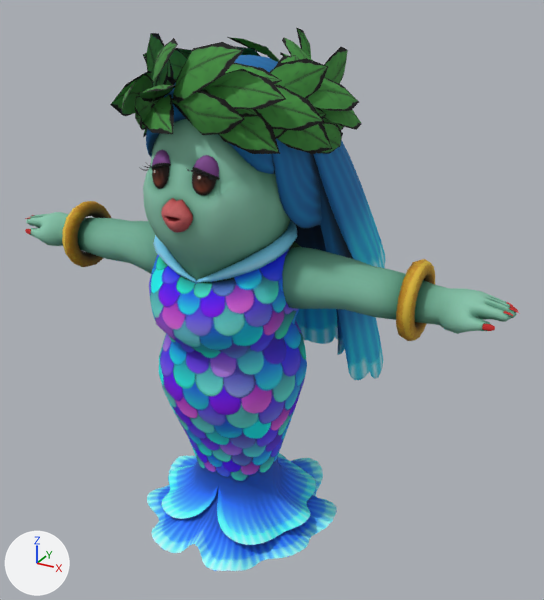
Renders of the glTF model public/models/Lochlady/Lochlady.glb from each side of a commit.
Rendered twice from a camera (50 mm lens) standing at (4.24, -6.83, 6.52) and looking at (0.24, 0.44, 2.88). Arrows for +X, +Y and +Z are at lower left; the lights stay in place. The first picture is the older version. Where no turn or scale is listed for an object, it has been applied to the vertices. Vertices at exactly the same position are counted once.

Names of what the first picture shows: 'Body__BodyMT', 'Body__SkinMT', 'Crown__Cap_MT', 'Eye0__SkinMT', 'EyeBall__EyeMT', 'Hair__HairMT'.
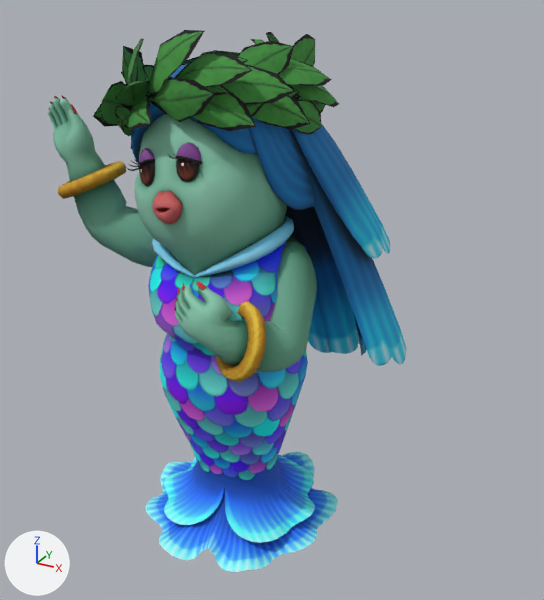
Boxes (x1, y1, x2, y2) around the edits, measured in the pictures (544 x 600 px; the box of a moved part takes in the faces that stretch with it):
'Body__BodyMT', reshaped (25% narrower, 11% taller): before (62, 201, 435, 571); after (58, 161, 338, 572)
'Body__SkinMT', reshaped (45% narrower, 29% taller): before (25, 119, 519, 334); after (48, 96, 317, 373)
'Crown__Cap_MT', reshaped: before (110, 28, 362, 154); after (93, 30, 339, 149)
'Hair__HairMT', reshaped (15% wider, 7% shorter): before (146, 55, 385, 380); after (131, 64, 407, 366)
'Eye0__SkinMT', reshaped (6% shorter): before (139, 149, 220, 180); after (125, 142, 203, 171)
'EyeBall__EyeMT', reshaped (6% narrower, 7% shorter): before (152, 166, 217, 195); after (139, 159, 200, 186)
part 1 of me_mesh_011, moved or reshaped: before (147, 455, 337, 571); after (145, 451, 338, 572)
part 2 of me_mesh_011, moved or reshaped: before (149, 221, 316, 545); after (148, 216, 315, 543)
part 3 of me_mesh_011, moved or reshaped: before (62, 201, 111, 267); after (58, 161, 126, 199)
part 4 of me_mesh_011, moved or reshaped: before (396, 259, 435, 341); after (215, 301, 267, 382)
part 5 of me_mesh_012, moved or reshaped: before (25, 229, 31, 234); after (70, 104, 77, 114)
part 6 of me_mesh_012, moved or reshaped: before (482, 323, 495, 331); after (196, 282, 206, 290)
part 7 of me_mesh_012, moved or reshaped: before (161, 198, 193, 233); after (152, 191, 182, 225)
part 8 of me_mesh_012, moved or reshaped: before (26, 119, 516, 334); after (48, 99, 317, 373)

Patch to the scene script:
```diff
--- a/public/models/Lochlady/Lochlady.glb.py
+++ b/public/models/Lochlady/Lochlady.glb.py
@@ me_mesh_011 @@
-me_mesh_011.from_pydata(...)  # 1039 vertices, 1878 faces; spans x -2.23..2.23, y -1.2..1.2, z 0.03..3.98
+me_mesh_011.from_pydata(...)  # 1039 vertices, 1878 faces; spans x -2.12..1.19, y -1.25..1.25, z 0.03..4.49
+# me_mesh_011 part 1: the loose piece of 161 vertices spanning x -1.24..1.24, y -1.2..1.2, z 0.03..1.24 is turned 10 degrees about the z axis through its middle
+# me_mesh_011 part 2: 671 of 1039 vertices moved; they spanned x -1.03..1.03, y -1.03..0.96, z 0.24..3.98 and now span x -1.01..1.03, y -1.02..0.94, z 0.24..4.03; mean shift (-0.01, 0.01, 0.01); largest move (1.03, -0.1, 0.29) -> (1.03, 0.08, 0.29)
+# me_mesh_011 part 3: 96 of 1039 vertices moved; they spanned x -2.23..-2.07, y -0.44..0.41, z 3.03..3.88 and now span x -2.12..-1.34, y -0.73..0.11, z 4.07..4.49; mean shift (0.42, -0.3, 0.82); largest move (-2.22, -0.02, 3.06) -> (-1.64, -0.7, 4.35)
+# me_mesh_011 part 4: 96 of 1039 vertices moved; they spanned x 2.07..2.23, y -0.44..0.41, z 3.03..3.88 and now span x 0.21..0.96, y -1.17..-0.59, z 2.6..3.39; mean shift (-1.57, -0.87, -0.46); largest move (2.22, 0.35, 3.31) -> (0.53, -1.08, 2.65)
 me_mesh_011.materials.append(mat_bodymt_008)
@@ me_mesh_012 @@
-me_mesh_012.from_pydata(...)  # 1063 vertices, 1916 faces; spans x -3.16..3.16, y -1.18..0.68, z 3.13..5.35
+me_mesh_012.from_pydata(...)  # 1063 vertices, 1916 faces; spans x -2.25..1.09, y -1.27..0.75, z 2.58..5.41
+# me_mesh_012 part 5: the loose piece of 9 vertices spanning x -3.0..-2.88, y -0.28..-0.25, z 3.41..3.47 is multiplied about its middle by the matrix ((0.37, -0.928, -0.034), (0.092, 0.0, 0.996), (-0.924, -0.371, 0.086)), then moved by (1.14, -0.15, 1.66)
+# me_mesh_012 part 6: the loose piece of 9 vertices spanning x 2.88..3.0, y -0.28..-0.25, z 3.41..3.47 is multiplied about its middle by the matrix ((-0.829, -0.551, -0.092), (0.11, 0.0, -0.994), (0.548, -0.834, 0.061)), then moved by (-2.72, -0.75, 0.16)
+# me_mesh_012 part 7: the loose piece of 134 vertices spanning x -0.18..0.18, y -1.18..-0.77, z 4.13..4.47 is multiplied about its middle by the matrix ((0.978, 0.01, -0.208), (0.001, 0.999, 0.052), (0.208, -0.051, 0.977)), then moved by (-0.16, 0.07, 0.04)
+# me_mesh_012 part 8: 839 of 1063 vertices moved; they spanned x -3.13..3.13, y -1.06..0.68, z 3.13..5.35 and now span x -2.25..1.09, y -1.27..0.75, z 2.58..5.41; mean shift (-0.52, -0.34, 0.27); largest move (3.08, 0.1, 3.54) -> (-0.09, -1.03, 3.37)
+# other edits to the shape of me_mesh_012 do not show in these pictures
 me_mesh_012.materials.append(mat_skinmt_004)
@@ me_mesh_013 @@
-me_mesh_013.from_pydata(...)  # 539 vertices, 588 faces; spans x -1.16..1.22, y -1.27..1.39, z 4.74..5.94
+me_mesh_013.from_pydata(...)  # 539 vertices, 588 faces; spans x -1.52..0.87, y -1.14..1.51, z 4.71..6.0
+# me_mesh_013 part 9: the whole mesh is multiplied about its middle by the matrix ((0.978, 0.01, -0.208), (0.001, 0.999, 0.052), (0.208, -0.051, 0.977)), then moved by (-0.37, 0.12, -0.03)
 me_mesh_013.materials.append(mat_cap_mt)
@@ me_mesh_014 @@
-me_mesh_014.from_pydata(...)  # 192 vertices, 268 faces; spans x -0.406..0.406, y -1.166..-0.83, z 4.674..4.896
+me_mesh_014.from_pydata(...)  # 192 vertices, 268 faces; spans x -0.655..0.141, y -1.067..-0.732, z 4.617..4.97
+# me_mesh_014 part 10: the whole mesh is multiplied about its middle by the matrix ((0.978, 0.01, -0.208), (0.001, 0.999, 0.052), (0.208, -0.051, 0.977)), then moved by (-0.264, 0.096, 0.027)
 me_mesh_014.materials.append(mat_skinmt)
@@ me_mesh_018 @@
-me_mesh_018.from_pydata(...)  # 126 vertices, 212 faces; spans x -0.378..0.378, y -1.009..-0.862, z 4.529..4.875
+me_mesh_018.from_pydata(...)  # 126 vertices, 212 faces; spans x -0.622..0.129, y -0.924..-0.763, z 4.503..4.95
+# me_mesh_018 part 11: the whole mesh is multiplied about its middle by the matrix ((0.978, 0.01, -0.208), (0.001, 0.999, 0.052), (0.208, -0.051, 0.977)), then moved by (-0.246, 0.091, 0.026)
 me_mesh_018.materials.append(mat_eyemt_005)
@@ me_mesh_019 @@
-me_mesh_019.from_pydata(...)  # 805 vertices, 1364 faces; spans x -1.47..1.47, y -0.83..2.03, z 1.58..5.69
+me_mesh_019.from_pydata(...)  # 805 vertices, 1364 faces; spans x -1.32..1.79, y -0.71..1.96, z 1.48..5.67
+# me_mesh_019 part 12: the whole mesh is multiplied about its middle by the matrix ((0.978, 0.01, -0.208), (0.001, 0.999, 0.052), (0.208, -0.051, 0.977)), then moved by (-0.01, 0.03, -0.03)
 me_mesh_019.materials.append(mat_hairmt)
```
